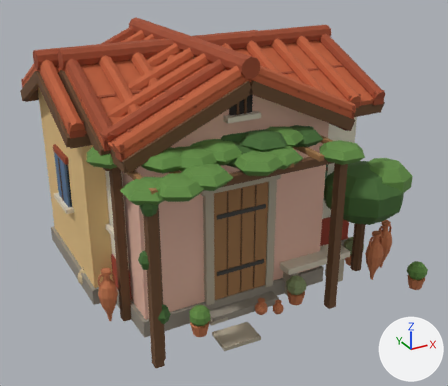
What one commit did to the Blender file Blender/Wohnhaus.blend.
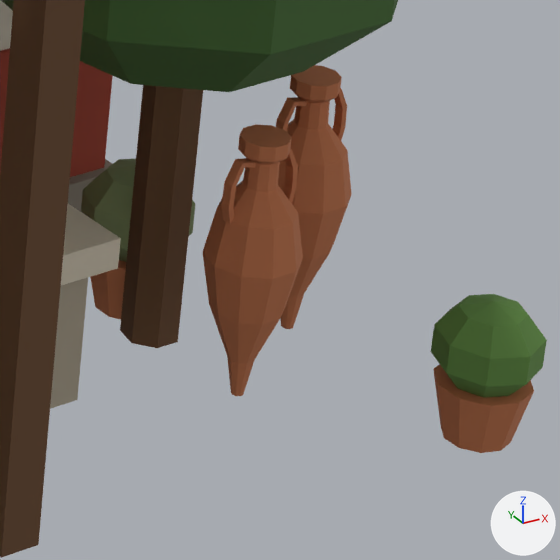
The first picture shows the older version from a 50 mm camera at (-1.6, -2.94, 1.9) aimed at (-0.03, -0.08, 0.47). The close-ups show the older and then the newer version on the part from 73% to 96% of the width and 54% to 80% of the height of that picture. Only the edits that show in the close-ups are written down. Arrows for +X, +Y and +Z are at lower right; the lights stay in place.

Objects in the first close-up: 'Wohnhaus_0', 'Wohnhaus_1', 'Wohnhaus_2'.
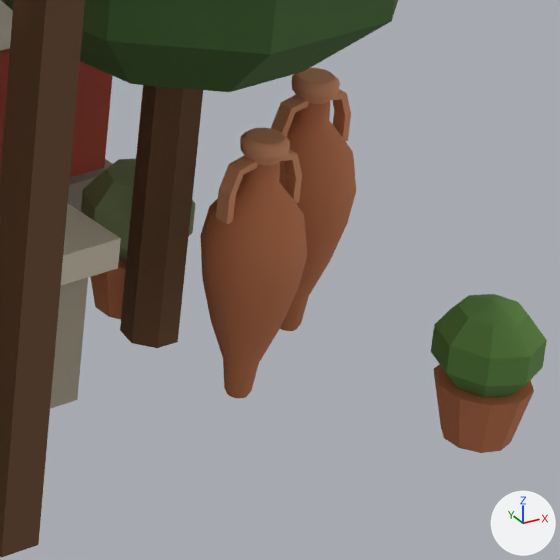
Location of each change, [x1, y1, x2, y2] in pixels of the close-ups (560 x 560 px):
part 1 of me_wohnhaus_1, built on
    before: [203, 65, 352, 396]
    after: [200, 68, 356, 398]
part 2 of me_wohnhaus_1, recoloured
    before: [225, 77, 347, 186]
    after: [219, 85, 351, 197]

The edits, one by one:
Material 'TerrakottaHell' (mat_terrakottahell) is new.
Its base color is (0.674, 0.296, 0.147) (orange #d6946b).
Its roughness is 0.85.
me_wohnhaus_1 is used by ob_wohnhaus_1; location (0.0, 0.0, 0.0).
me_wohnhaus_1 had 2298 vertices, 2081 faces and spanned x -0.92..0.85, y -0.89..0.82, z -0.02..1.3.
me_wohnhaus_1 now has 2466 vertices, 2231 faces and spans x -0.92..0.85, y -0.89..0.82, z -0.02..1.3.
me_wohnhaus_1 part 1: 85 vertices moved from x 0.59..0.83, y -0.69..-0.51, z 0.0..0.28 to x 0.59..0.83, y -0.69..-0.51, z 0.0..0.27; 56 vertices removed from x 0.6..0.82, y -0.66..-0.54, z 0.04..0.3; 224 vertices added at x 0.59..0.83, y -0.69..-0.51, z 0.0..0.3.
me_wohnhaus_1 part 2: 56 faces spanning x 0.59..0.83, y -0.66..-0.54, z 0.25..0.3 switch from mat_terrakotta (orange #c2754c) to mat_terrakottahell (orange #d6946b).
